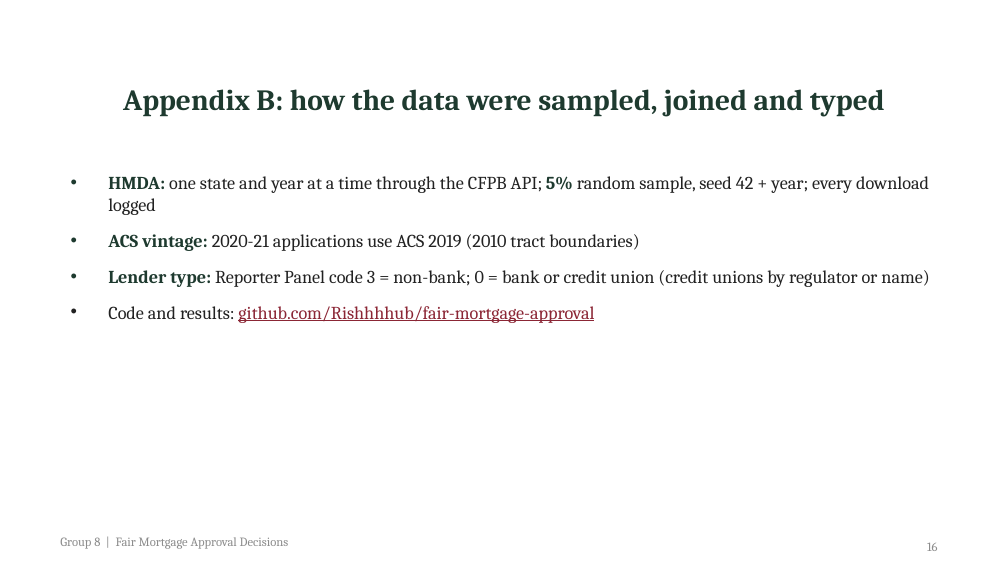
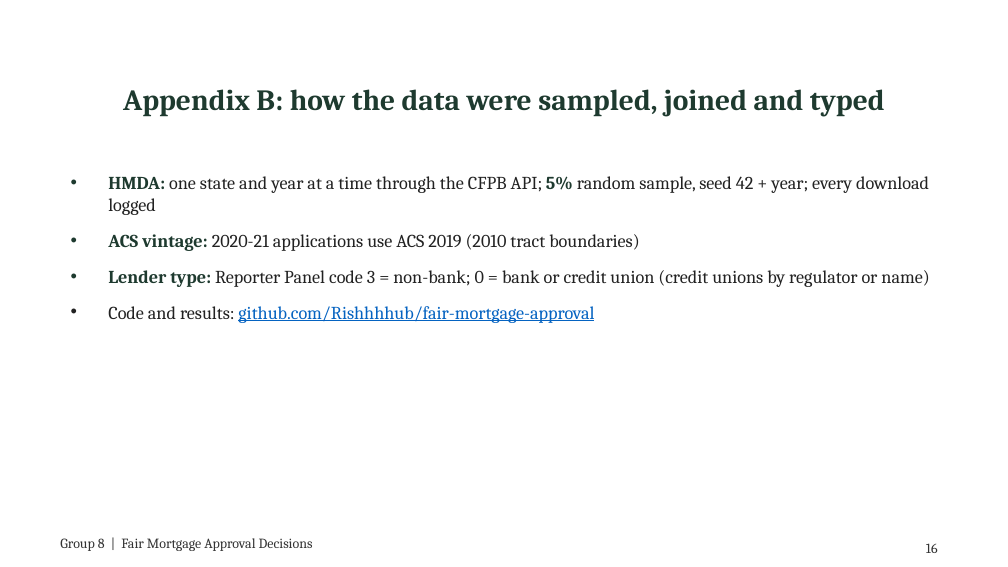
Before and after one commit to Rishhhhub/fair-mortgage-approval, a slide deck: slide 16 of deliverables/Group_8_Fair_Mortgage_Approval_Decisions_Presentation.pptx. Drawn at 1008x567 pixels with LibreOffice and Linux fonts; fonts in the diff are those of the drawing. Boxes give left, top, right and bottom in pixels: in the first picture for what was removed or moved away, otherwise in the second. Text is boxed around its words. In the diff, an @@ line names an element or a change of style, - is before the commit and + after.

```diff
--- a/deliverables/Group_8_Fair_Mortgage_Approval_Decisions_Presentation.pptx
+++ b/deliverables/Group_8_Fair_Mortgage_Approval_Decisions_Presentation.pptx
@@ text at [108, 306, 594, 323]: text colour #8B2635 to #0563C1 in "github.com/Rishhhhub/fair-mortgage-approval" @@
@@ text "Group 8 | Fair Mortgage ..." at [60, 538, 313, 551]: size 9 to 10 pt, text colour #8C8C8C to #333333 @@
@@ page number at [926, 543, 938, 553]: size 9 to 10 pt, text colour #8C8C8C to #333333 @@
```
Also in this commit, not shown: 15 other slides changed, 1 other file.
